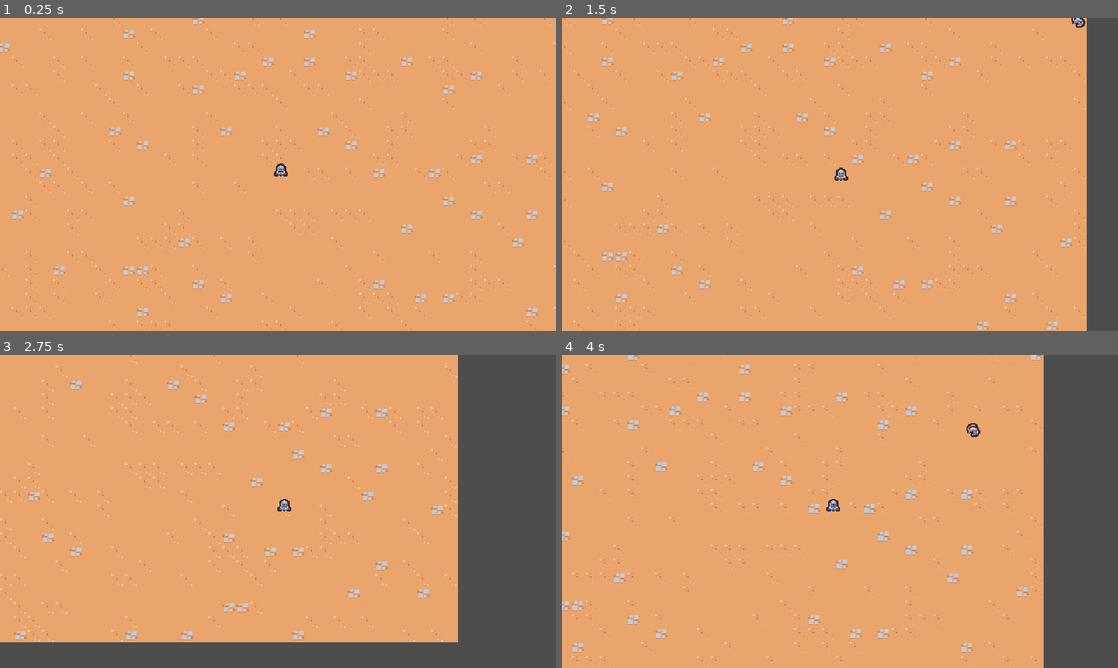
Above: before the commit, frames 1-4 (two rows, left to right).
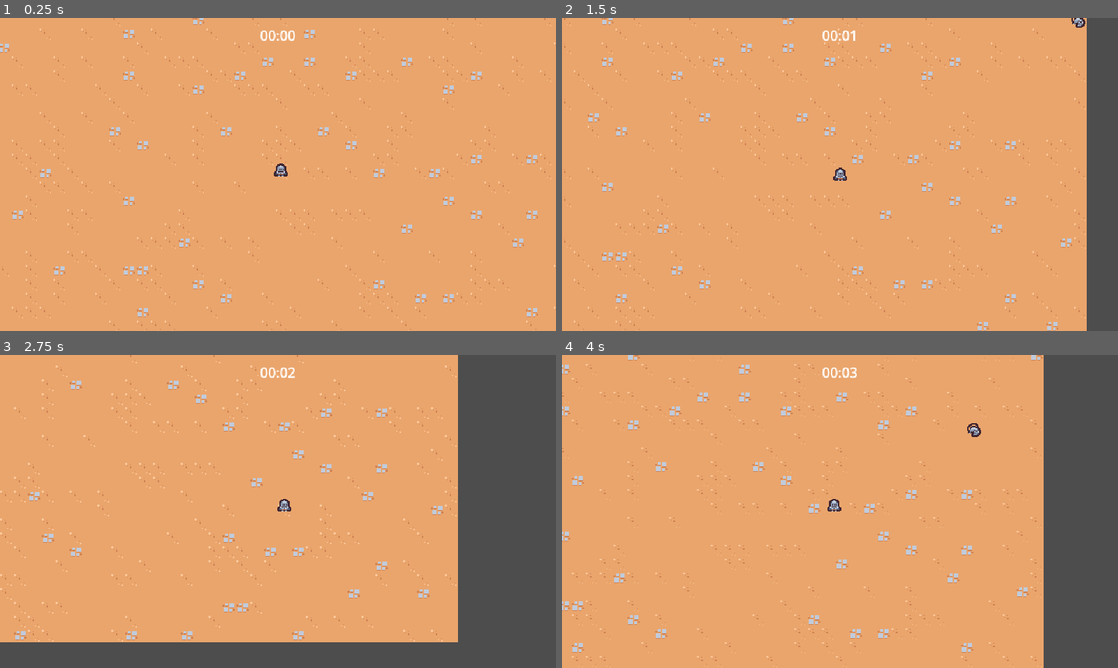
Above: after the commit, the same moments.

Repository: EricksonSiqueira/2DSurvivorsCourse
Game: Godot game, scene res://scenes/main/main.tscn
The game is run twice, just before and just after one commit, with the same random seed, the same clock (stepped at 60 frames per second) and the same inputs.
Inputs:
- Up to frame 1 (0.25 s): no input
- Up to frame 2 (1.5 s): hold D (move_right) 0.53-1.28 s; hold S (move_down) from 1.28 s (still down)
- Up to frame 3 (2.75 s): release S (move_down) at 2.03 s; hold D (move_right) from 2.03 s (still down)
- Up to frame 4 (4 s): release D (move_right) at 2.78 s; hold Up (move_up) 2.78-3.53 s; hold A (move_left) from 3.53 s (still down)

The runs differ from the first frame. In frame 1, 0.1% of the frame differs, in the area x 46-54%, y 4-8%; in frame 2, 0.1%; in frame 3, 0.1%; in frame 4, 0.2%, in the area x 46-76%, y 4-50%.

Commit message:
feat: create timer ui

Diff:
--- a/project.godot
+++ b/project.godot
@@ -65,4 +65,3 @@
 [rendering]
 
 textures/canvas_textures/default_texture_filter=0
-2d/snap/snap_2d_transforms_to_pixel=true
--- /dev/null
+++ b/scenes/UI/arena_time_ui.gd
@@ -0,0 +1,17 @@
+extends CanvasLayer
+
+@export var arena_time_manager: Node
+@onready var label = $%Label
+
+func _process(delta):
+	if (arena_time_manager == null):
+		return
+
+	var time_elapsed = arena_time_manager.get_time_elapsed()
+	label.text = format_seconds_to_string(time_elapsed)
+
+
+func format_seconds_to_string(seconds: float):
+	var minutes = floor(seconds / 60)
+	var remaining_seconds = seconds - (minutes * 60)
+	return "%02d" % minutes + ":" + "%02d" %  (floor(remaining_seconds))
--- /dev/null
+++ b/scenes/UI/arena_time_ui.tscn
@@ -0,0 +1,22 @@
+[gd_scene load_steps=2 format=3 uid="uid://c5aop5m7lqxv8"]
+
+[ext_resource type="Script" path="res://scenes/UI/arena_time_ui.gd" id="1_dk4te"]
+
+[node name="ArenaTimeUI" type="CanvasLayer"]
+script = ExtResource("1_dk4te")
+
+[node name="MarginContainer" type="MarginContainer" parent="."]
+anchors_preset = 15
+anchor_right = 1.0
+anchor_bottom = 1.0
+grow_horizontal = 2
+grow_vertical = 2
+mouse_filter = 2
+theme_override_constants/margin_top = 8
+
+[node name="Label" type="Label" parent="MarginContainer"]
+unique_name_in_owner = true
+layout_mode = 2
+size_flags_horizontal = 4
+size_flags_vertical = 0
+text = "test"
--- a/scenes/main/main.tscn
+++ b/scenes/main/main.tscn
@@ -1,11 +1,18 @@
-[gd_scene load_steps=5 format=3 uid="uid://bsxlxlo54ik0d"]
+[gd_scene load_steps=7 format=3 uid="uid://bsxlxlo54ik0d"]
 
 [ext_resource type="PackedScene" uid="uid://d3fh6aid1yfwp" path="res://scenes/game_camera/game_camera.tscn" id="1_00esh"]
+[ext_resource type="PackedScene" uid="uid://c5aop5m7lqxv8" path="res://scenes/UI/arena_time_ui.tscn" id="1_7cu22"]
 [ext_resource type="PackedScene" uid="uid://dff6ckvso5rwc" path="res://scenes/manager/enemy_manager.tscn" id="1_mr0e6"]
 [ext_resource type="PackedScene" uid="uid://der2tnpnp5pna" path="res://scenes/player/player.tscn" id="1_urxhg"]
+[ext_resource type="PackedScene" uid="uid://c00iwxalxh188" path="res://scenes/manager/arena_time_manager.tscn" id="2_1afvu"]
 [ext_resource type="TileSet" uid="uid://dgurgy57nj7gi" path="res://resources/tileset.tres" id="2_aghua"]
 
 [node name="Main" type="Node"]
+
+[node name="ArenaTimeUI" parent="." node_paths=PackedStringArray("arena_time_manager") instance=ExtResource("1_7cu22")]
+arena_time_manager = NodePath("../ArenaTimeManager")
+
+[node name="ArenaTimeManager" parent="." instance=ExtResource("2_1afvu")]
 
 [node name="EnemyManager" parent="." instance=ExtResource("1_mr0e6")]
 
--- /dev/null
+++ b/scenes/manager/arena_time_manager.gd
@@ -0,0 +1,6 @@
+extends Node
+
+@onready var timer = $Timer as Timer
+
+func get_time_elapsed():
+	return timer.wait_time - timer.time_left
--- /dev/null
+++ b/scenes/manager/arena_time_manager.tscn
@@ -0,0 +1,11 @@
+[gd_scene load_steps=2 format=3 uid="uid://c00iwxalxh188"]
+
+[ext_resource type="Script" path="res://scenes/manager/arena_time_manager.gd" id="1_7i4iw"]
+
+[node name="ArenaTimeManager" type="Node"]
+script = ExtResource("1_7i4iw")
+
+[node name="Timer" type="Timer" parent="."]
+wait_time = 60.0
+one_shot = true
+autostart = true
